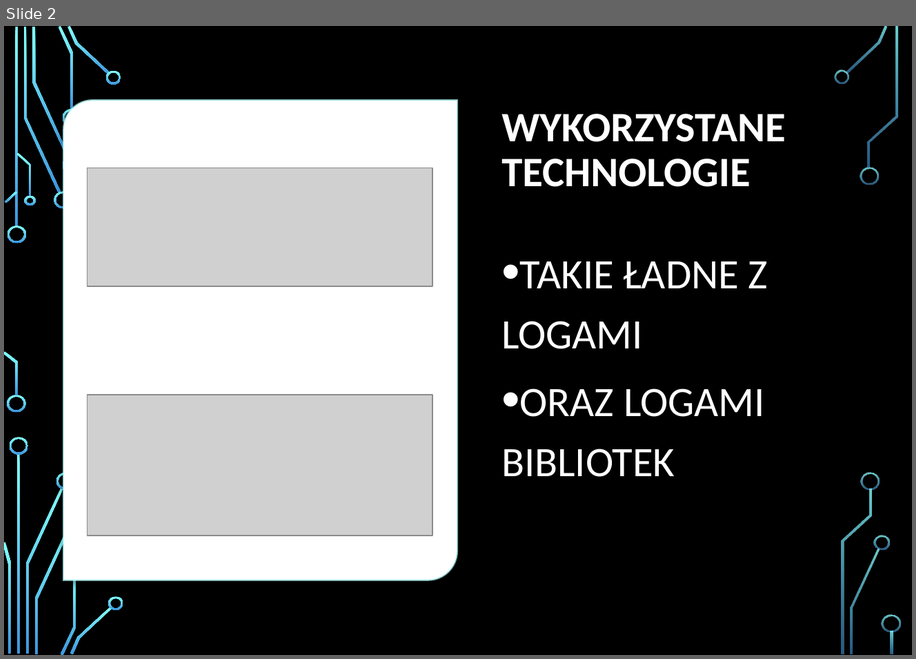
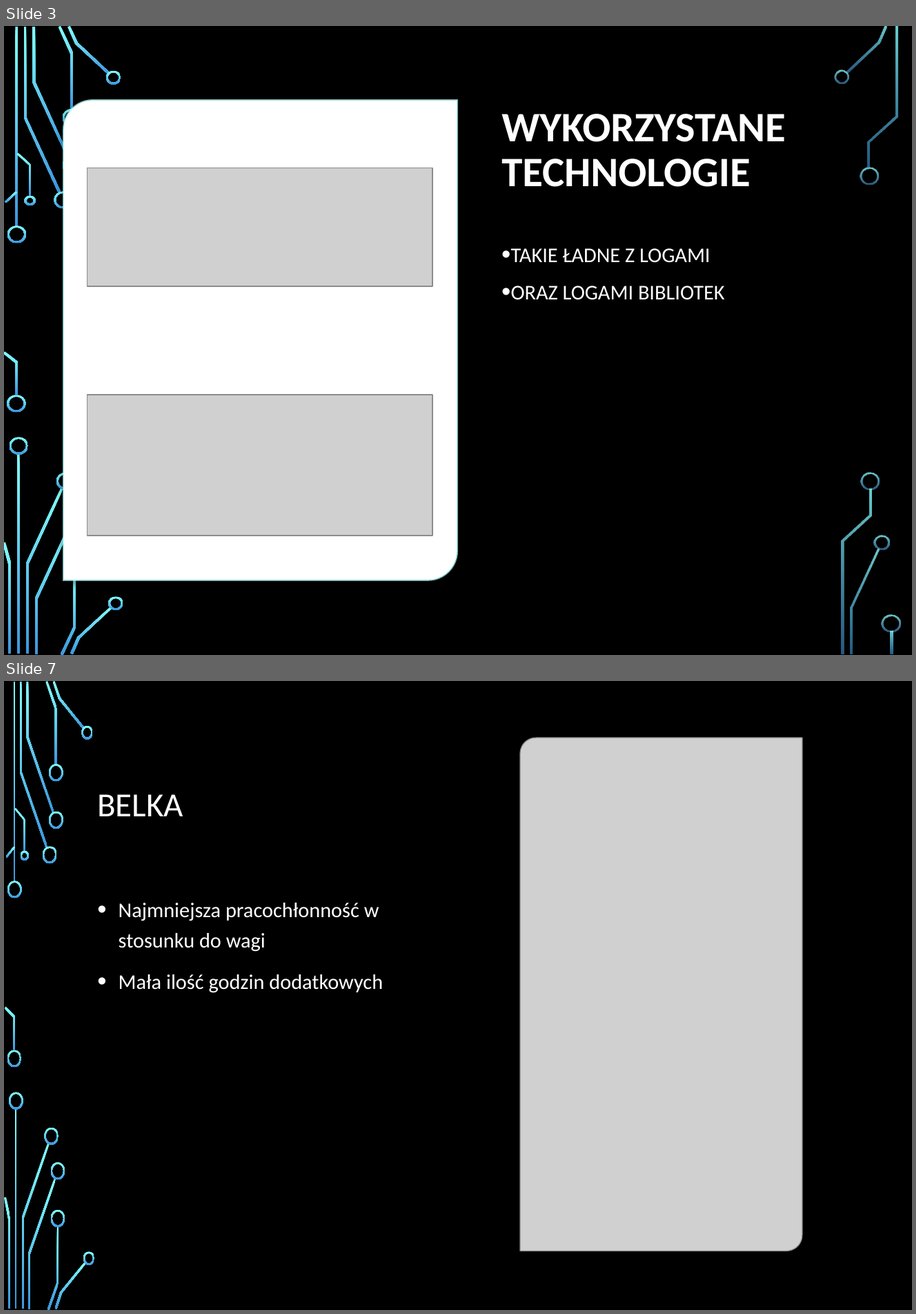
Before and after one commit to wszczawinski/DS_final_project, a slide deck: Analiza obciążenia przedsiębiorstwa produkcyjnego.pptx. Shown one above the other, each under a label of ours: slide 2 before the commit, slides 3 and 7 after it; the slides between them are not shown. The pictures are 916x659 and 916x1314 pixels, drawn with LibreOffice and Linux fonts; fonts in the diff are those of the drawing; grey boxes stand for pictures; background and template pictures are left out. Boxes give left, top, right and bottom in pixels: in the first picture for what was removed or moved away, otherwise in the second. Text is boxed around its words. In the diff, an @@ line names an element or a change of style, - is before the commit and + after.

```diff
--- a/Analiza obciążenia przedsiębiorstwa produkcyjnego.pptx
+++ b/Analiza obciążenia przedsiębiorstwa produkcyjnego.pptx
@@ slide 7 added at (4, 681, 912, 1310), background picture (left out); not listed: 17 template elements that a slide beside it also shows @@
@@ rectangle added at (4, 681, 912, 1310), fill #000000 @@
@@ picture added at (521, 738, 803, 1251) @@
@@ title added at (97, 794, 183, 816), 29 pt, text #FFFFFF @@
+BELKA
@@ text added at (119, 902, 383, 993), 18 pt, text #FFFFFF @@
+• Najmniejsza pracochłonność w stosunku do wagi
+• Mała ilość godzin dodatkowych
@@ group added at (4, 681, 95, 1310): 24 freeform shapes, 2 rectangles @@
@@ what was slide 2 is now slide 3 @@
@@ slide 3 changed as well @@
@@ text "TAKIE ŁADNE Z LOGAMI" at (511, 248, 725, 300): size 36 to 18 pt @@
```
Also in this commit, not shown: 3 other slides changed, 8 other slides added, 1 slide removed.
